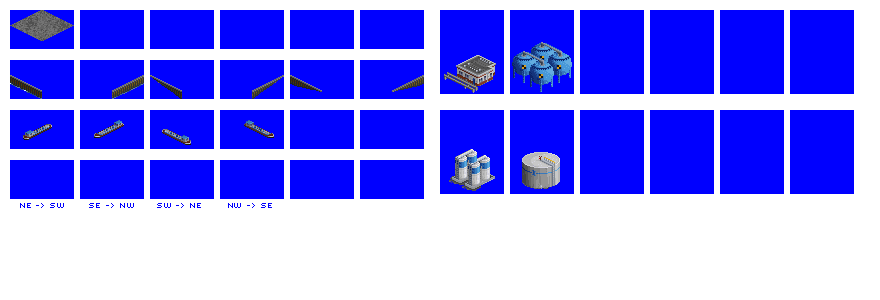
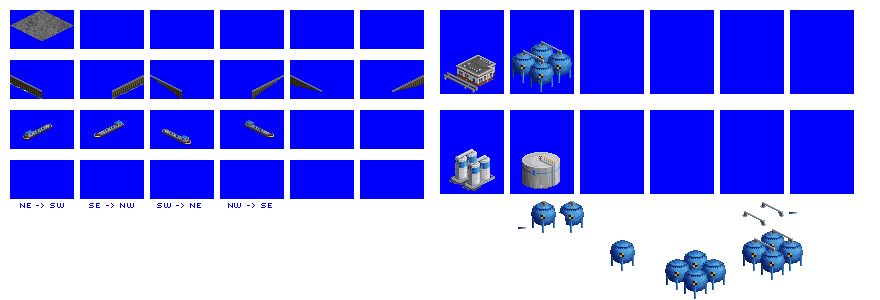
Layers edited between the first and the second 880px x 300px image:
renamed "sphere tank" to "sphere tanks", moved it above "barges", painted on it over (511, 41, 803, 299)
